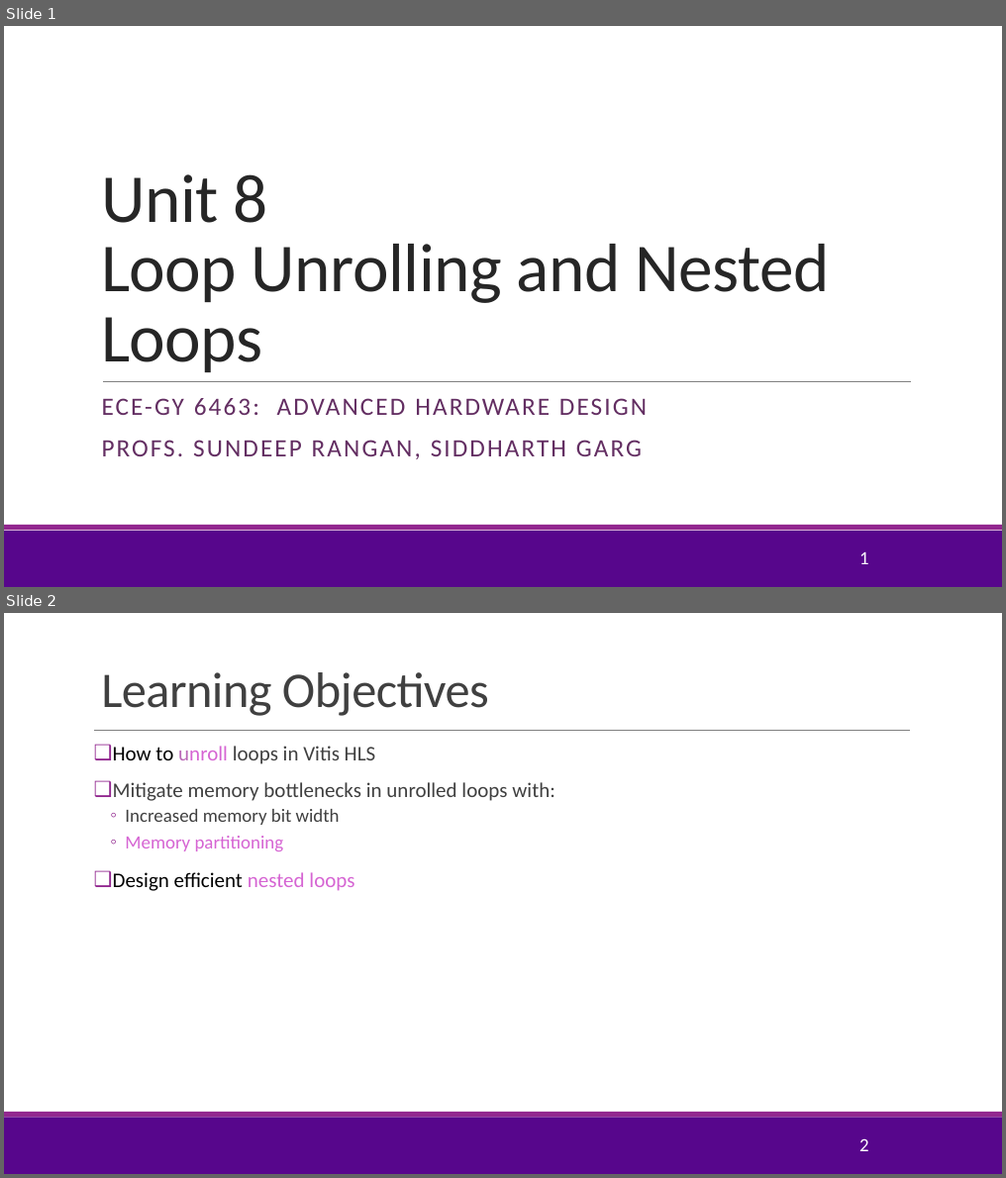
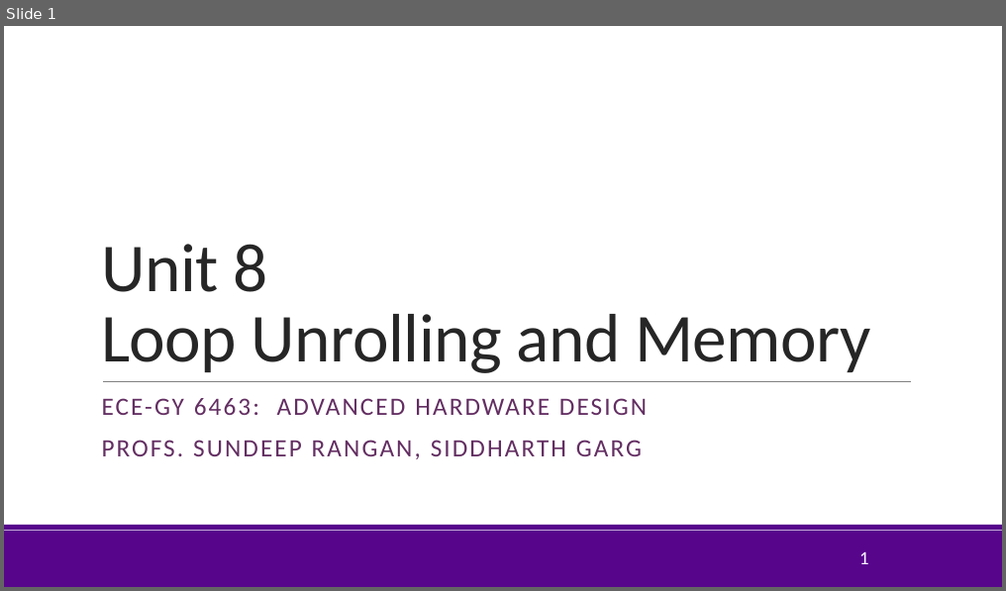
Before and after one commit to sdrangan/hwdesign, a slide deck: units/unit08_unroll/unroll.pptx. Shown one above the other, each under a label of ours: slides 1 and 2 before the commit, slide 1 after it. The pictures are 1006x1178 and 1006x591 pixels, drawn with LibreOffice and Linux fonts; fonts in the diff are those of the drawing; background and template pictures are left out. Boxes give left, top, right and bottom in pixels: in the first picture for what was removed or moved away, otherwise in the second. Text is boxed around its words. In the diff, an @@ line names an element or a change of style, - is before the commit and + after.

```diff
--- a/units/unit08_unroll/unroll.pptx
+++ b/units/unit08_unroll/unroll.pptx
@@ slide 2 removed at <box>4,613,1002,1174</box>, background #FFFFFF; not listed: 1 template element that a slide beside it also shows @@
@@ title removed at <box>101,672,489,716</box> @@
-Learning Objectives
@@ line removed from (94, 731) to (910, 731) @@
@@ text removed at <box>113,746,555,891</box> @@
-❑ How to unroll loops in Vitis HLS
-❑ Mitigate memory bottlenecks in unrolled loops with:
-  ◦ Increased memory bit width
-  ◦ Memory partitioning
-❑ Design efficient nested loops
@@ rectangle removed at <box>4,1118,1002,1174</box> @@
@@ page number removed at <box>859,1139,869,1152</box> @@
-2
@@ slide 1 changed as well @@
@@ title at <box>101,244,871,373</box>: text changed @@
-Unit 8
-Loop Unrolling and Nested Loops
+Unit 8
+Loop Unrolling and Memory
@@ rectangle at <box>4,525,1002,530</box>: fill #92278F to #57068C @@
```
Also in this commit, not shown: 6 other slides changed, 34 slides added, 3 other slides removed, 45 other files.
